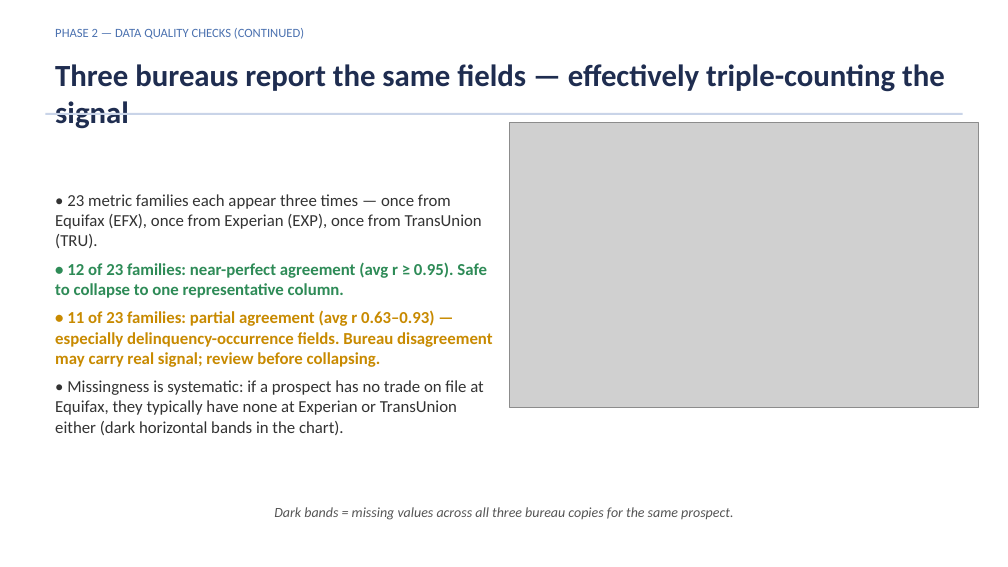
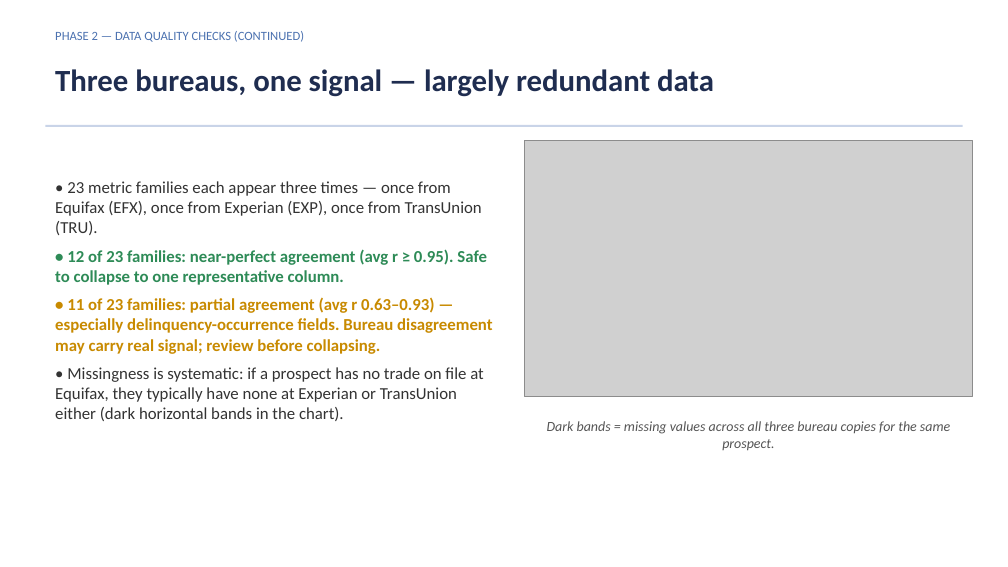
Before and after one commit to adarshkuthuru/segmentation-and-feature-discovery-claude-demo, a slide deck: slide 4 of outputs/EDA/Full_Data_executive_summary.pptx. Drawn at 1008x567 pixels with LibreOffice and Linux fonts; fonts in the diff are those of the drawing; grey boxes stand for pictures. Boxes give left, top, right and bottom in pixels: in the first picture for what was removed or moved away, otherwise in the second. Text is boxed around its words. In the diff, an @@ line names an element or a change of style, - is before the commit and + after.

```diff
--- a/outputs/EDA/Full_Data_executive_summary.pptx
+++ b/outputs/EDA/Full_Data_executive_summary.pptx
@@ text at bbox=[55, 69, 714, 97]: text changed @@
-Three bureaus report the same fields — effectively triple-counting the signal
+Three bureaus, one signal — largely redundant data
@@ text "• 23 metric families each ...": place and size @@
-text "• 23 metric families each ..." at bbox=[55, 194, 492, 435]
+text "• 23 metric families each ..." at bbox=[55, 181, 492, 421]
@@ rectangle: place and size @@
-rectangle at bbox=[45, 113, 963, 115]
+rectangle at bbox=[45, 125, 963, 127]
@@ picture: place and size @@
-picture at bbox=[510, 123, 979, 408]
+picture at bbox=[524, 140, 973, 396]
@@ text "Dark bands = missing values ..." rewrapped from bbox=[274, 507, 733, 520] to bbox=[547, 421, 950, 451] @@
```
Also in this commit, not shown: 8 other slides changed, 5 other files.
